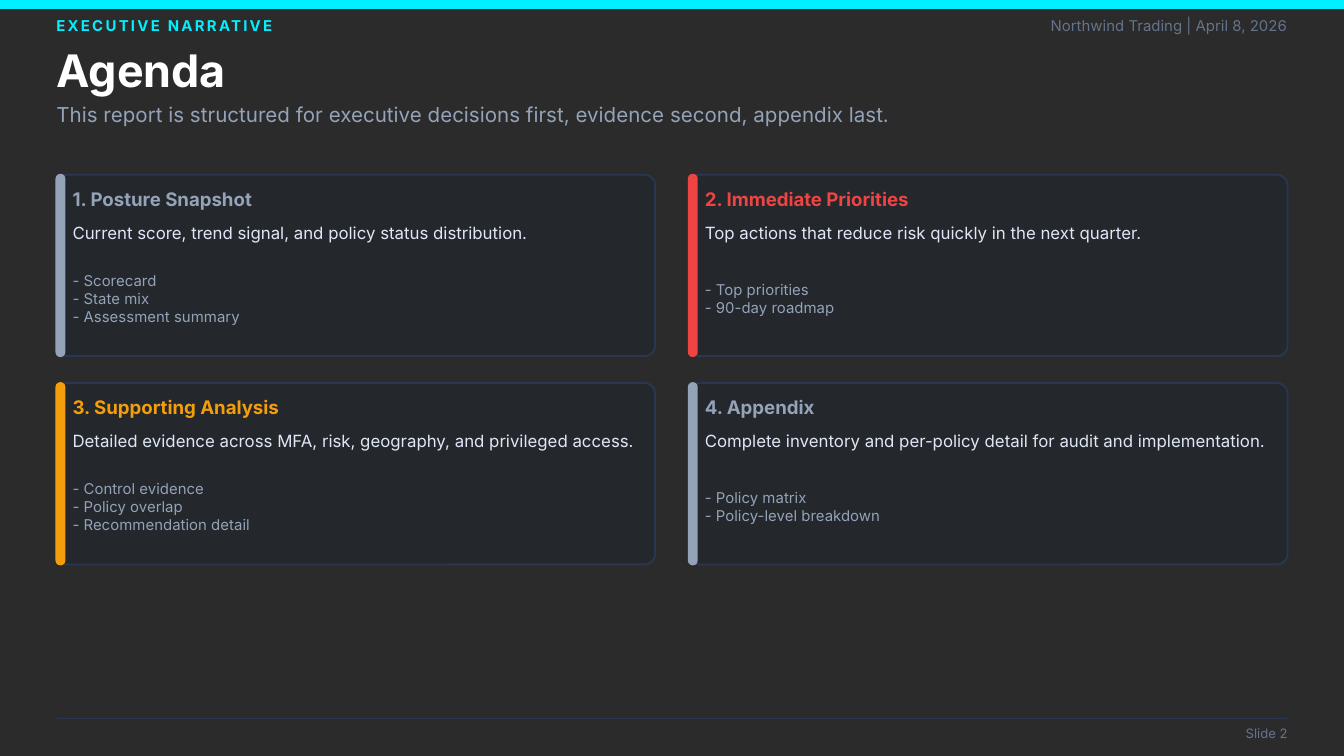
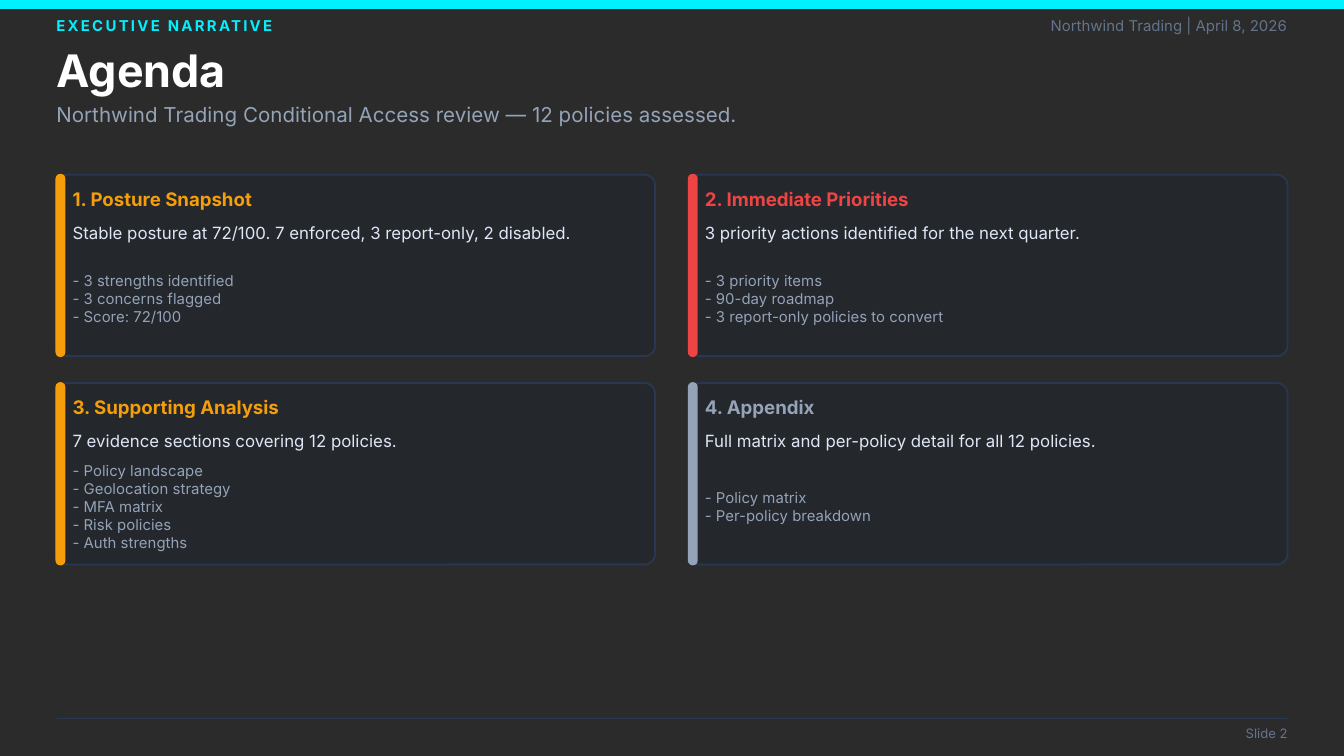
Before and after one commit to laroy-sh/ca-presentation, a slide deck: slide 2 of examples/sample/CA_Security_Posture_Report.sample.pptx. Drawn at 1344x756 pixels with LibreOffice and Linux fonts; fonts in the diff are those of the drawing; background and template pictures are left out; a plain dark background stands for a picture behind light text. Boxes give left, top, right and bottom in pixels: in the first picture for what was removed or moved away, otherwise in the second. Text is boxed around its words. In the diff, an @@ line names an element or a change of style, - is before the commit and + after.

Commit message:
fix: resolve callout-table overlaps and fit Policy Landscape on single slide
Compressed bar chart spacing, reduced card heights, and dynamically positioned
callout boxes relative to content on Identity Risk, PIM Coverage, and
MS-managed Overlap slides. Increased categoryCardsPerSlide limit to 12.

```diff
--- a/examples/sample/CA_Security_Posture_Report.sample.pptx
+++ b/examples/sample/CA_Security_Posture_Report.sample.pptx
@@ text at bbox=[56, 106, 736, 127]: text changed @@
-This report is structured for executive decisions first, evidence second, appendix last.
+Northwind Trading Conditional Access review — 12 policies assessed.
@@ rounded rectangle at bbox=[56, 175, 65, 356]: fill #94A3B8 to #F59E0B; outline #94A3B8 1 pt to #F59E0B 1 pt @@
@@ text "1. Posture Snapshot" at bbox=[73, 192, 252, 210]: text colour #94A3B8 to #F59E0B @@
@@ text at bbox=[73, 226, 571, 243]: text changed @@
-Current score, trend signal, and policy status distribution.
+Stable posture at 72/100. 7 enforced, 3 report-only, 2 disabled.
@@ text at bbox=[705, 226, 1080, 243]: text changed @@
-Top actions that reduce risk quickly in the next quarter.
+3 priority actions identified for the next quarter.
@@ text at bbox=[84, 274, 234, 324]: text changed @@
-- Scorecard
-- State mix
-- Assessment summary
+- 3 strengths identified
+- 3 concerns flagged
+- Score: 72/100
@@ text at bbox=[716, 275, 822, 289]: text changed @@
-- Top priorities
+- 3 priority items
@@ text at bbox=[716, 311, 943, 325]: paragraph added @@
+- 3 report-only policies to convert
@@ text at bbox=[73, 434, 397, 451]: text changed @@
-Detailed evidence across MFA, risk, geography, and privileged access.
+7 evidence sections covering 12 policies.
@@ text at bbox=[705, 434, 1096, 451]: text changed @@
-Complete inventory and per-policy detail for audit and implementation.
+Full matrix and per-policy detail for all 12 policies.
@@ text at bbox=[84, 465, 231, 551]: text changed @@
-- Control evidence
-- Policy overlap
-- Recommendation detail
+- Policy landscape
+- Geolocation strategy
+- MFA matrix
+- Risk policies
+- Auth strengths
@@ text at bbox=[716, 510, 871, 524]: text changed @@
-- Policy-level breakdown
+- Per-policy breakdown
```
Also in this commit, not shown: 8 other slides changed, 11 other files.
